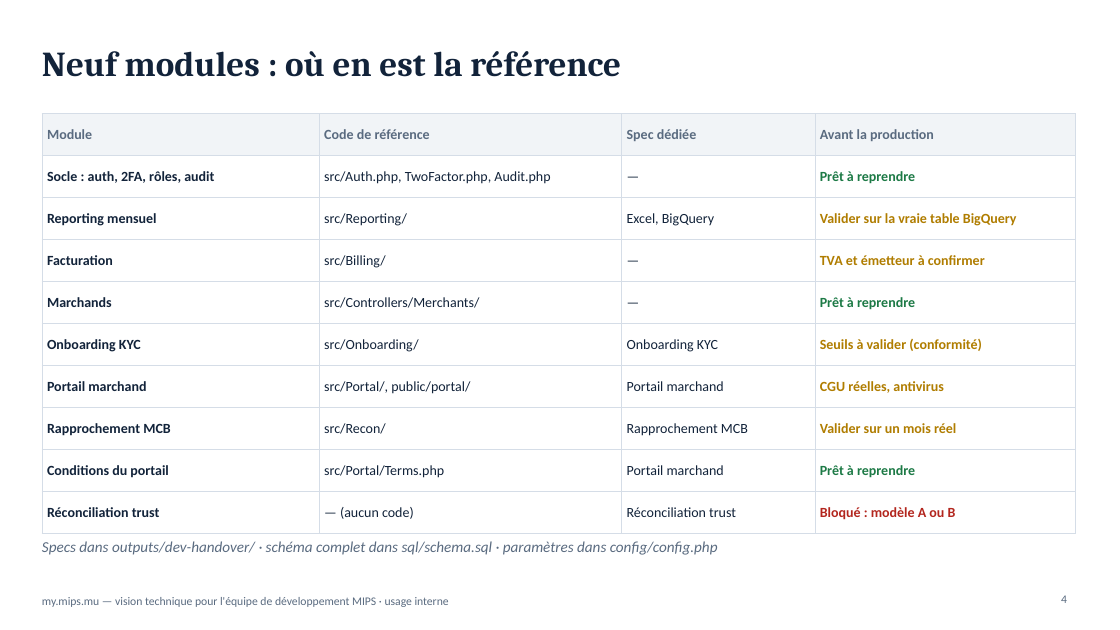
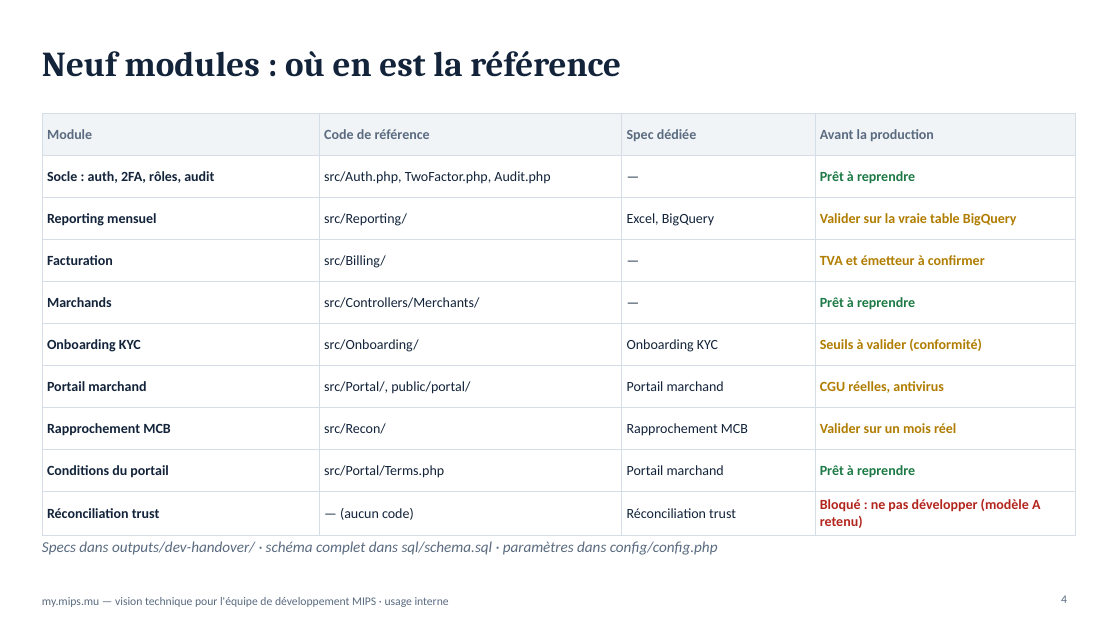
Before and after one commit to fmassonmips/mips-platform, a slide deck: slide 4 of outputs/recap/MIPS-vision-developpeurs.pptx. Drawn at 1120x630 pixels with LibreOffice and Linux fonts; fonts in the diff are those of the drawing. Boxes give left, top, right and bottom in pixels: in the first picture for what was removed or moved away, otherwise in the second. Text is boxed around its words. In the diff, an @@ line names an element or a change of style, - is before the commit and + after.

```diff
--- a/outputs/recap/MIPS-vision-developpeurs.pptx
+++ b/outputs/recap/MIPS-vision-developpeurs.pptx
@@ table at (42, 113, 1075, 532) @@
-row 10, column 4: Bloqué : modèle A ou B
+row 10, column 4: Bloqué : ne pas développer (modèle A retenu)
```
Also in this commit, not shown: 2 other slides changed, 3 other files.
